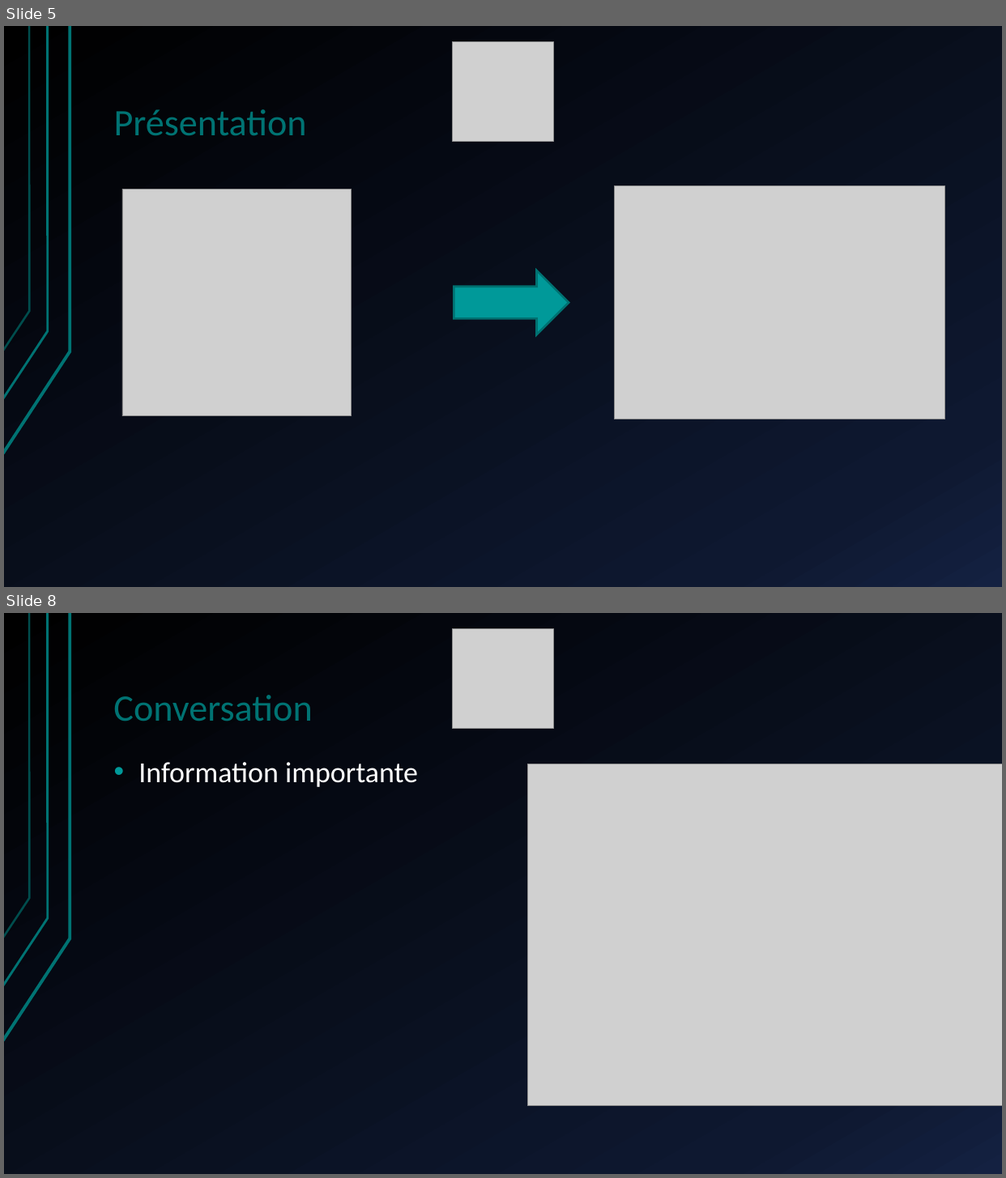
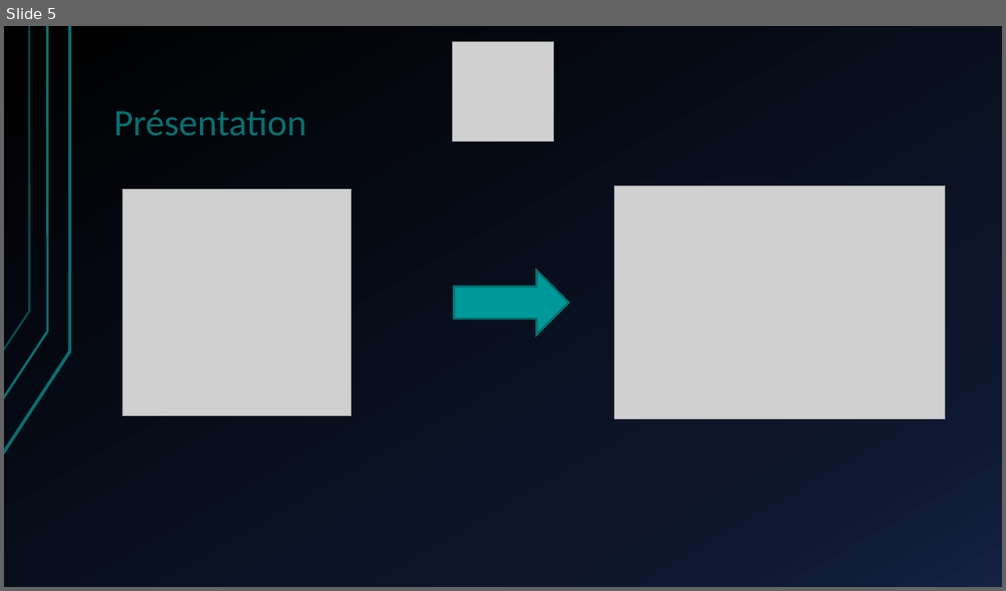
Before and after one commit to AymericPonjee/TFE-10DS, a slide deck: Rapport/PrésentationJuinTFE .pptx. Shown one above the other, each under a label of ours: slides 5 and 8 before the commit, slide 5 after it; the slides between them are not shown. The pictures are 1006x1178 and 1006x591 pixels, drawn with LibreOffice and Linux fonts; fonts in the diff are those of the drawing; grey boxes stand for pictures. Boxes give left, top, right and bottom in pixels: in the first picture for what was removed or moved away, otherwise in the second. Text is boxed around its words. In the diff, an @@ line names an element or a change of style, - is before the commit and + after.

```diff
--- a/Rapport/PrésentationJuinTFE .pptx
+++ b/Rapport/PrésentationJuinTFE .pptx
@@ slide 8 removed at (4, 613, 1002, 1174), background gradient #000000 to #0F1931 to #142242; not listed: 3 template elements that a slide beside it also shows @@
@@ picture removed at (453, 628, 552, 729) @@
@@ title removed at (113, 695, 312, 721) @@
-Conversation
@@ text removed at (138, 762, 418, 787) @@
-• Information importante
@@ picture removed at (528, 764, 1002, 1106) @@
```
Also in this commit, not shown: 4 slides changed, 1 slide added, 5 other slides removed, 28 other files.
